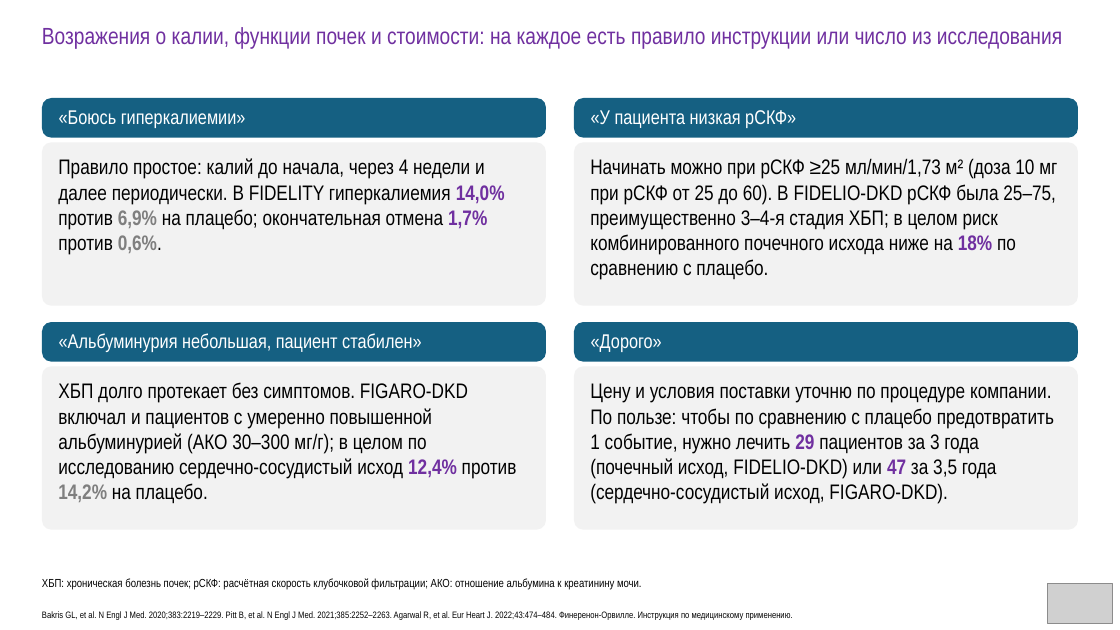
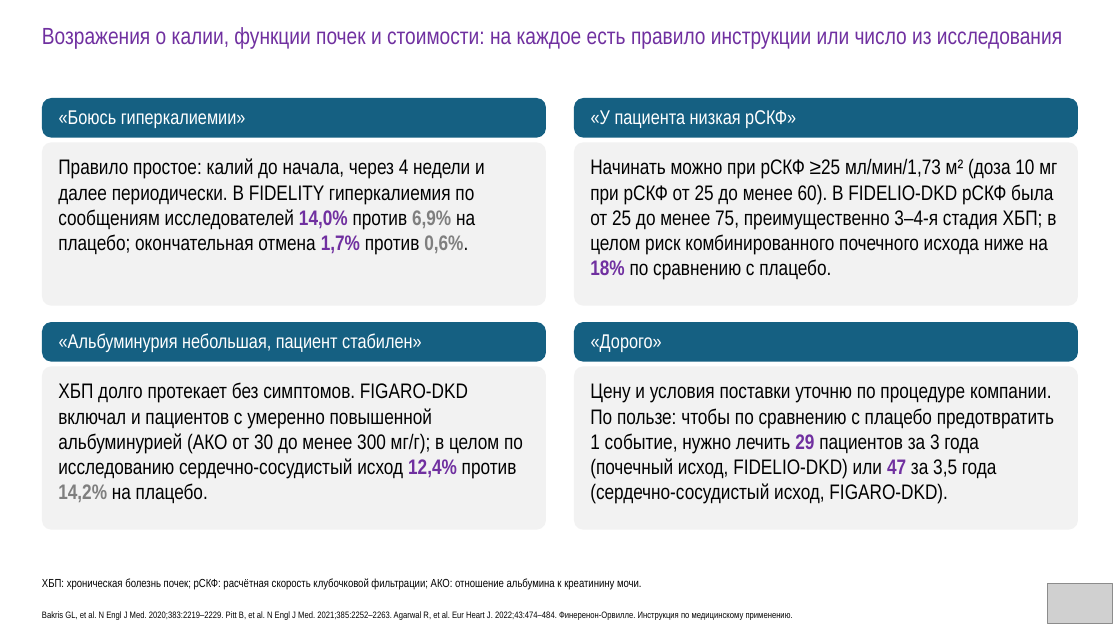
Before and after one commit to drabdulbosit1-eng/my-test-cloud, a slide deck: slide 40 of finerenone/Finerenone_promo_53.pptx. Drawn at 1120x630 pixels with LibreOffice and Linux fonts; fonts in the diff are those of the drawing; grey boxes stand for pictures. Boxes give left, top, right and bottom in pixels: in the first picture for what was removed or moved away, otherwise in the second. Text is boxed around its words. In the diff, an @@ line names an element or a change of style, - is before the commit and + after.

```diff
--- a/finerenone/Finerenone_promo_53.pptx
+++ b/finerenone/Finerenone_promo_53.pptx
@@ text at (58,158,485,255): text changed @@
-Правило простое: калий до начала, через 4 недели и далее периодически. В FIDELITY гиперкалиемия 14,0% против 6,9% на плацебо; окончательная отмена 1,7% против 0,6%.
+Правило простое: калий до начала, через 4 недели и далее периодически. В FIDELITY гиперкалиемия по сообщениям исследователей 14,0% против 6,9% на плацебо; окончательная отмена 1,7% против 0,6%.
@@ text at (590,158,1057,280): text changed @@
-Начинать можно при рСКФ ≥25 мл/мин/1,73 м² (доза 10 мг при рСКФ от 25 до 60). В FIDELIO-DKD рСКФ была 25–75, преимущественно 3–4-я стадия ХБП; в целом риск комбинированного почечного исхода ниже на 18% по сравнению с плацебо.
+Начинать можно при рСКФ ≥25 мл/мин/1,73 м² (доза 10 мг при рСКФ от 25 до менее 60). В FIDELIO-DKD рСКФ была от 25 до менее 75, преимущественно 3–4-я стадия ХБП; в целом риск комбинированного почечного исхода ниже на 18% по сравнению с плацебо.
@@ text at (58,382,523,504): text changed @@
-ХБП долго протекает без симптомов. FIGARO-DKD включал и пациентов с умеренно повышенной альбуминурией (АКО 30–300 мг/г); в целом по исследованию сердечно-сосудистый исход 12,4% против 14,2% на плацебо.
+ХБП долго протекает без симптомов. FIGARO-DKD включал и пациентов с умеренно повышенной альбуминурией (АКО от 30 до менее 300 мг/г); в целом по исследованию сердечно-сосудистый исход 12,4% против 14,2% на плацебо.
```
Also in this commit, not shown: 26 other slides changed, 8 other files.
